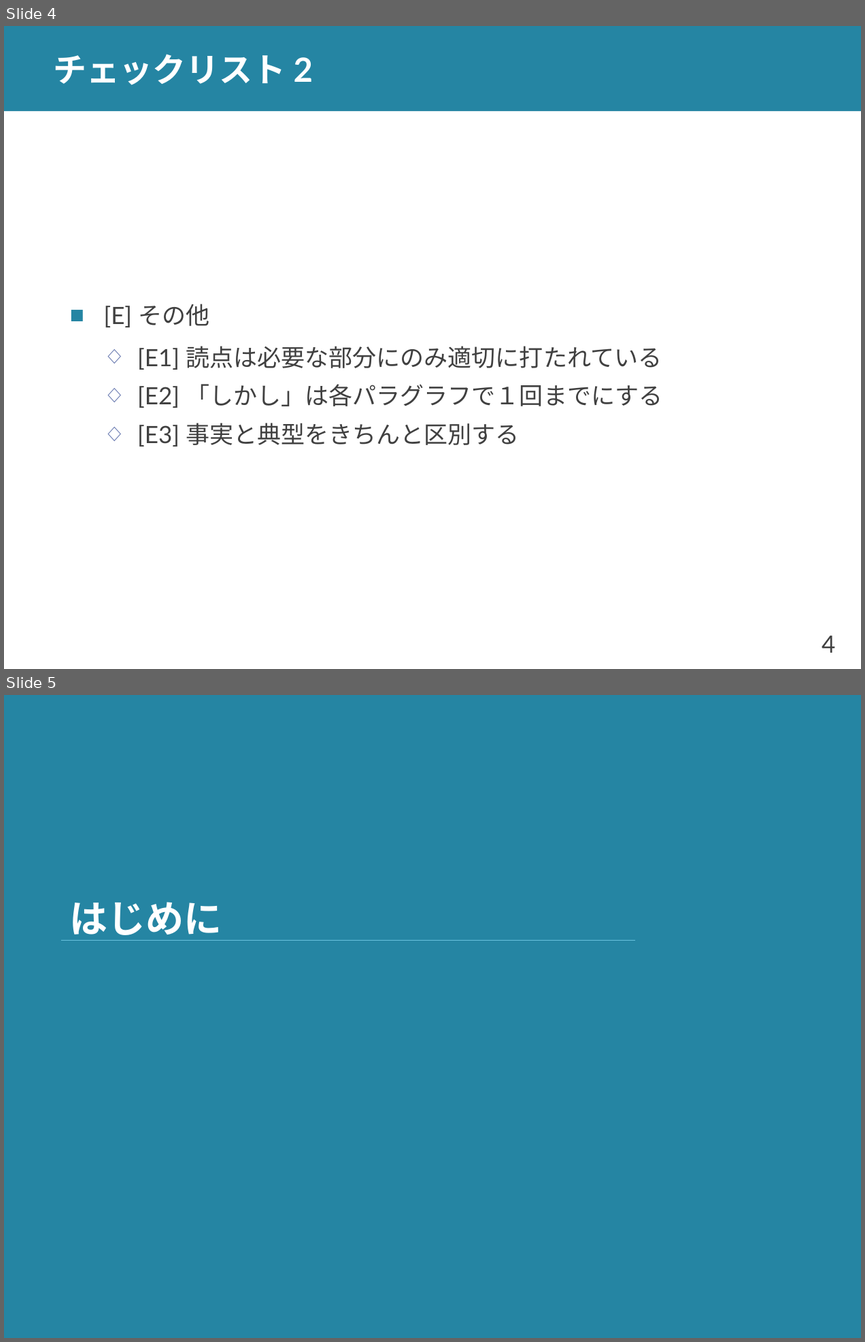
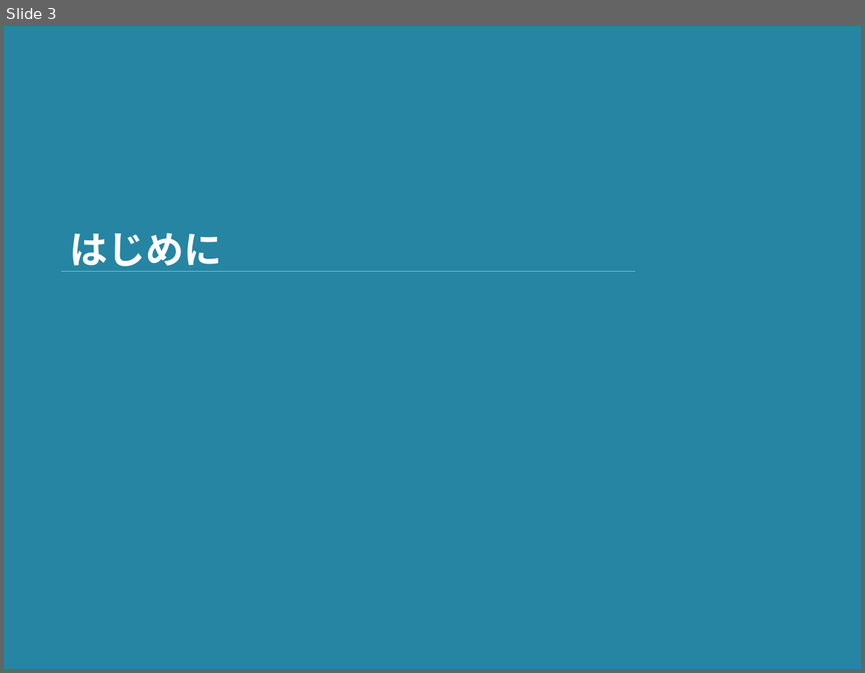
Before and after one commit to shioya-lab/how-to, a slide deck: writing.pptx. Shown one above the other, each under a label of ours: slides 4 and 5 before the commit, slide 3 after it. The pictures are 865x1342 and 865x673 pixels, drawn with LibreOffice and Linux fonts; fonts in the diff are those of the drawing. Boxes give left, top, right and bottom in pixels: in the first picture for what was removed or moved away, otherwise in the second. Text is boxed around its words. In the diff, an @@ line names an element or a change of style, - is before the commit and + after.

Commit message:
文章の書き方の通し番号が間違っていたのを修正

```diff
--- a/writing.pptx
+++ b/writing.pptx
@@ slide 4 removed at (x1=4, y1=26, x2=861, y2=669), background #FFFFFF @@
@@ rectangle removed at (x1=4, y1=26, x2=861, y2=111) @@
@@ title removed at (x1=53, y1=54, x2=313, y2=85) @@
-チェックリスト 2
@@ text removed at (x1=104, y1=303, x2=662, y2=446) @@
-■ [E] その他
-  ◇ [E1] 読点は必要な部分にのみ適切に打たれている
-  ◇ [E2] 「しかし」は各パラグラフで１回までにする
-  ◇ [E3] 事実と典型をきちんと区別する
@@ page number removed at (x1=821, y1=635, x2=835, y2=652) @@
-4
@@ what was slide 5 is now slide 3 @@
```
Also in this commit, not shown: 3 slides changed, 1 other slide removed, 1 other file.
